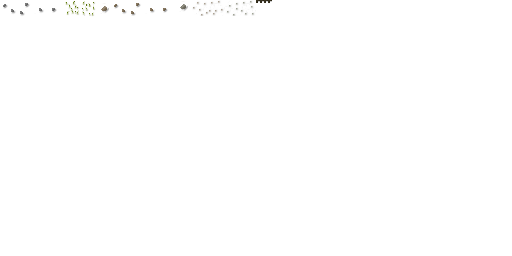
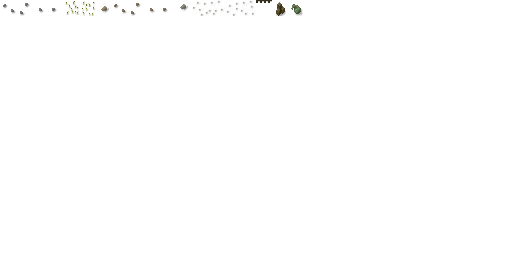
Before/after of a 512 x 256 layered artwork. What changed in the layer stack:
painted on "shade" over (x1=276, y1=2, x2=303, y2=16)
